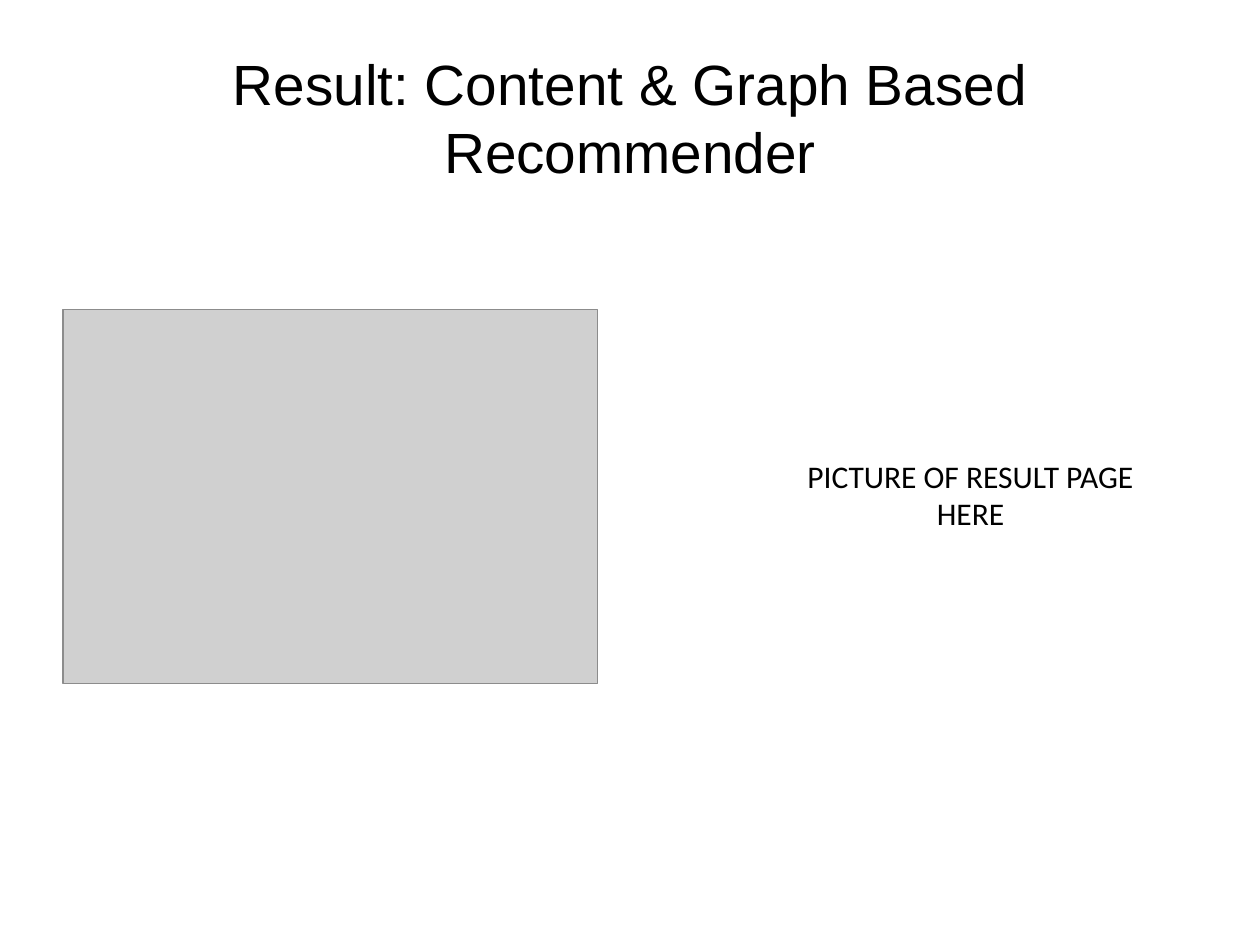
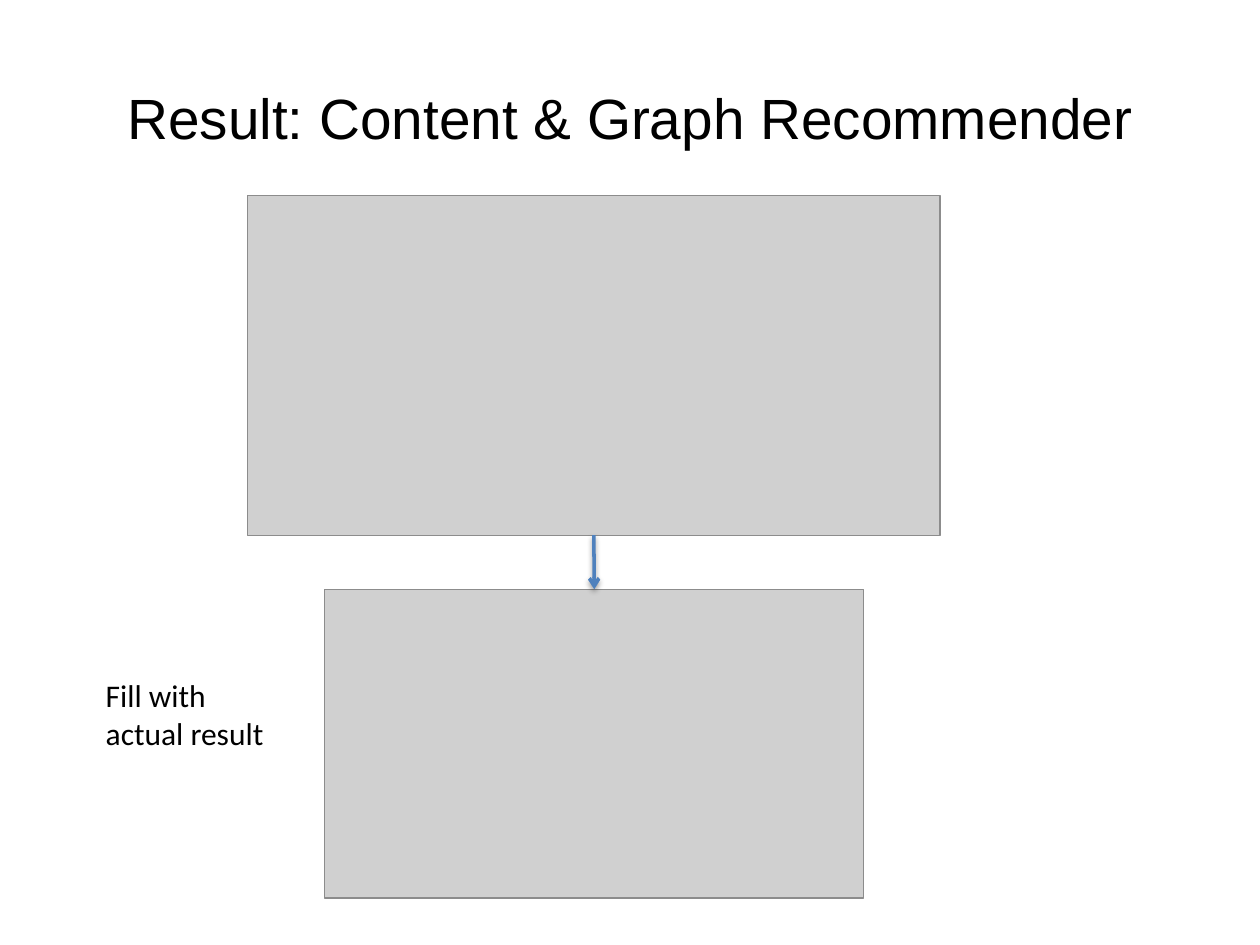
Before and after one commit to susiexsun/capstone_project, a slide deck: slide 4 of capstone_presentation.pptx. Drawn at 1260x945 pixels with LibreOffice and Linux fonts; fonts in the diff are those of the drawing; grey boxes stand for pictures. Boxes give left, top, right and bottom in pixels: in the first picture for what was removed or moved away, otherwise in the second. Text is boxed around its words. In the diff, an @@ line names an element or a change of style, - is before the commit and + after.

```diff
--- a/capstone_presentation.pptx
+++ b/capstone_presentation.pptx
@@ title at [127,98,1132,149]: text changed @@
-Result: Content & Graph Based Recommender
+Result: Content & Graph Recommender
@@ picture: place and size @@
-picture at [63,310,597,684]
+picture at [248,195,940,536]
@@ text removed at [807,467,1133,525] @@
-PICTURE OF RESULT PAGE HERE
@@ arrow added from (593, 536) to (595, 590), #4F81BD 2 pt @@
@@ picture added at [325,590,864,898] @@
@@ text added at [106,685,264,746], 18 pt, text #000000 @@
+Fill with actual result
```
Also in this commit, not shown: 5 other slides changed, 2 slides added, 1 slide removed, 7 other files.
